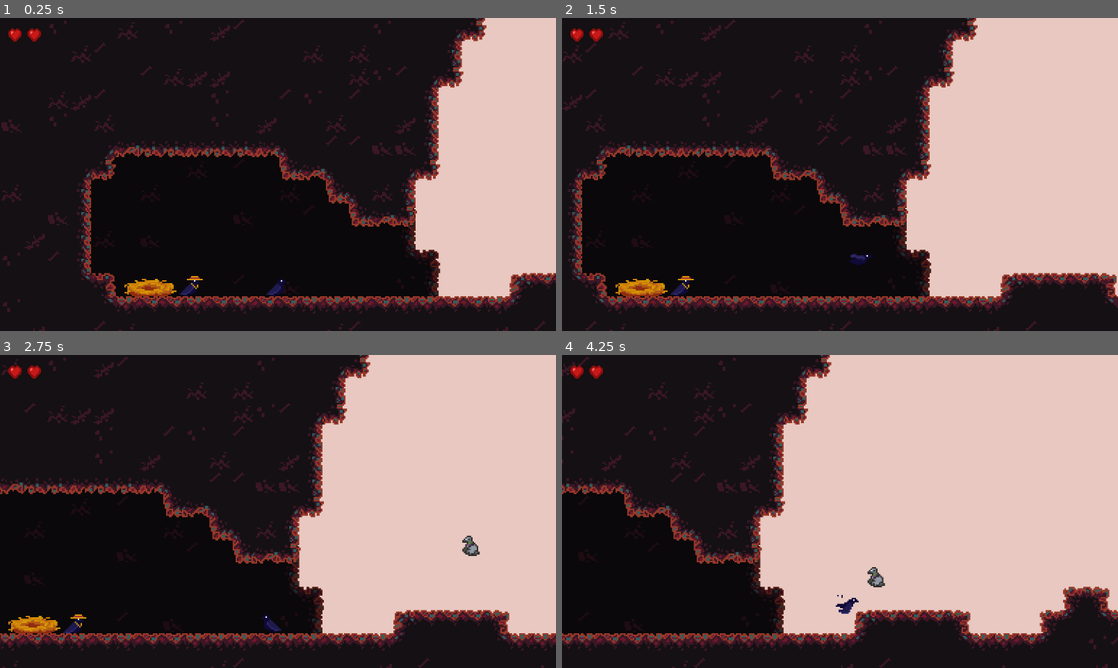
Above: before the commit, frames 1-4 (two rows, left to right).
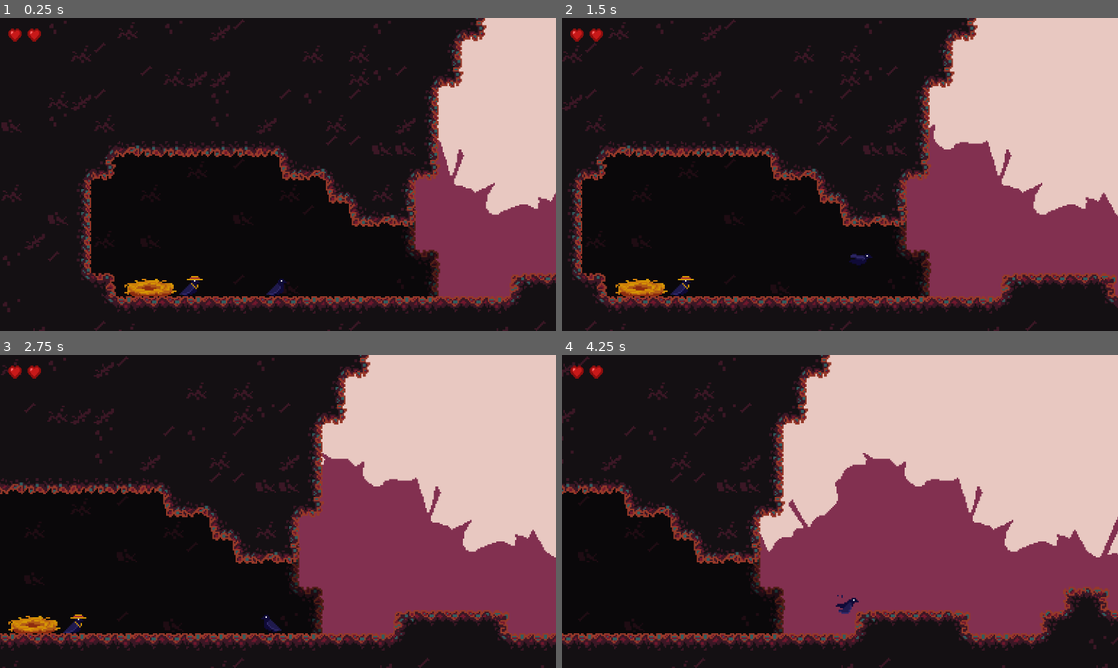
Above: after the commit, the same moments.

Repository: emmadilemma320/ludum_dare_
Game: Godot game, scene res://scenes/game.tscn
The game is run twice, just before and just after one commit, with the same random seed, the same clock (stepped at 60 frames per second) and the same inputs.
Inputs:
- Up to frame 1 (0.25 s): no input
- Up to frame 2 (1.5 s): hold Down (dive) 0.53-1.28 s; hold Right (right) from 0.53 s (still down); tap Up (flap) at 0.77, 1.07 s; tap C (interact) at 1.35 s
- Up to frame 3 (2.75 s): tap Up (flap) at 1.52, 1.82 s; release Right (right) at 2.03 s; hold Left (left) from 2.03 s (still down); hold Down (dive) from 2.03 s (still down)
- Up to frame 4 (4.25 s): release Left (left) at 2.78 s; release Down (dive) at 2.78 s; hold Right (right) from 2.78 s (still down); tap C (interact) at 2.85 s; tap Up (flap) at 3.02, 3.32, 3.77, 4.07 s; hold Down (dive) from 3.53 s (still down)

The runs differ from the first frame. In frame 1, 7.4% of the frame differs, in the area x 74-100%, y 39-90%; in frame 2, 12%; in frame 3, 16%; in frame 4, 21%, in the area x 35-100%, y 31-90%.

Commit message:
Added Parralax background
- removed bird enemy bc it was getting annoying

Diff:
--- a/scenes/game.tscn
+++ b/scenes/game.tscn
@@ -2,13 +2,13 @@
 
 [ext_resource type="Script" uid="uid://bt6g2jcj87nq3" path="res://scripts/game.gd" id="1_gee14"]
 [ext_resource type="PackedScene" uid="uid://t8uj4rip1u3i" path="res://scenes/player.tscn" id="1_yqjtg"]
-[ext_resource type="PackedScene" uid="uid://c34tfkbvcpa58" path="res://scenes/crow_enemy.tscn" id="2_lnu2h"]
 [ext_resource type="PackedScene" uid="uid://bgukh7keafv8t" path="res://scenes/item_sparkle.tscn" id="3_lnu2h"]
 [ext_resource type="Resource" uid="uid://c12jxbym8b8jr" path="res://items/gold_crown.tres" id="4_u5sy4"]
 [ext_resource type="Texture2D" uid="uid://pfqay6ok4qi0" path="res://assets/tileset_garbage.png" id="6_gee14"]
 [ext_resource type="PackedScene" uid="uid://bg55fw80edhf8" path="res://Homebase/merchant.tscn" id="6_p57ef"]
 [ext_resource type="Texture2D" uid="uid://dr05l58s3l1c6" path="res://assets/nest.png" id="6_u5sy4"]
 [ext_resource type="PackedScene" uid="uid://dxosehf2lcqkq" path="res://scenes/human_thrower.tscn" id="9_0tnpc"]
+[ext_resource type="Texture2D" uid="uid://b7jr4h86tyw3h" path="res://assets/layer1.png" id="10_vtaks"]
 
 [sub_resource type="TileSetAtlasSource" id="TileSetAtlasSource_u5sy4"]
 texture = ExtResource("6_u5sy4")
@@ -334,10 +334,6 @@
 [node name="Player" parent="." instance=ExtResource("1_yqjtg")]
 position = Vector2(-272, 58)
 
-[node name="CrowEnemy" parent="." instance=ExtResource("2_lnu2h")]
-z_index = 5
-position = Vector2(22, -17)
-
 [node name="ItemSparkle" parent="." instance=ExtResource("3_lnu2h")]
 position = Vector2(80, 48)
 item = ExtResource("4_u5sy4")
@@ -379,3 +375,14 @@
 
 [node name="HumanThrower" parent="." instance=ExtResource("9_0tnpc")]
 position = Vector2(173, -54)
+
+[node name="Parallax2D" type="Parallax2D" parent="."]
+z_index = -5
+scroll_scale = Vector2(0.2, 0.2)
+repeat_size = Vector2(384, 0)
+repeat_times = 30
+
+[node name="Sprite2D" type="Sprite2D" parent="Parallax2D"]
+modulate = Color(0.51, 0.1887, 0.311865, 1)
+position = Vector2(0, 240)
+texture = ExtResource("10_vtaks")
Binary file added: assets/layer1.png
Not shown, added: assets/layer1.png.import
